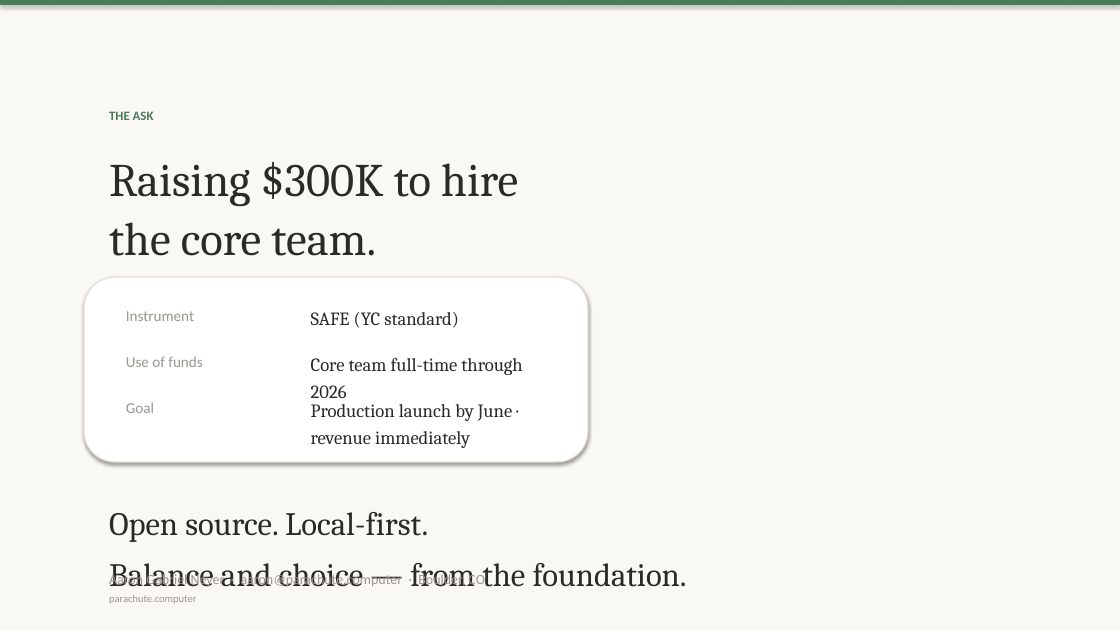
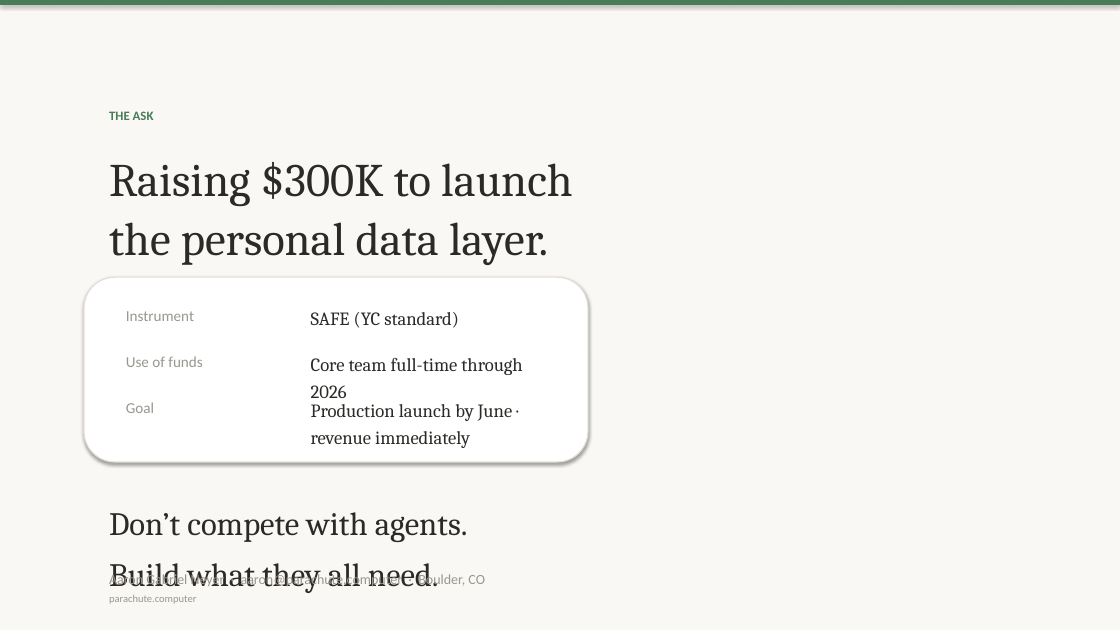
Before and after one commit to OpenParachutePBC/parachute-computer, a slide deck: slide 9 of website/nvc/Parachute.pptx. Drawn at 1120x630 pixels with LibreOffice and Linux fonts; fonts in the diff are those of the drawing. Boxes give left, top, right and bottom in pixels: in the first picture for what was removed or moved away, otherwise in the second. Text is boxed around its words. In the diff, an @@ line names an element or a change of style, - is before the commit and + after.

```diff
--- a/website/nvc/Parachute.pptx
+++ b/website/nvc/Parachute.pptx
@@ text at <box>109,162,572,265</box>: text changed @@
-Raising $300K to hire
-the core team.
+Raising $300K to launch
+the personal data layer.
@@ text at <box>109,512,468,593</box>: text changed @@
-Open source. Local-first.
-Balance and choice — from the foundation.
+Don’t compete with agents.
+Build what they all need.
```
Also in this commit, not shown: 6 other slides changed, 2 slides added, 2 slides removed, 4 other files.
